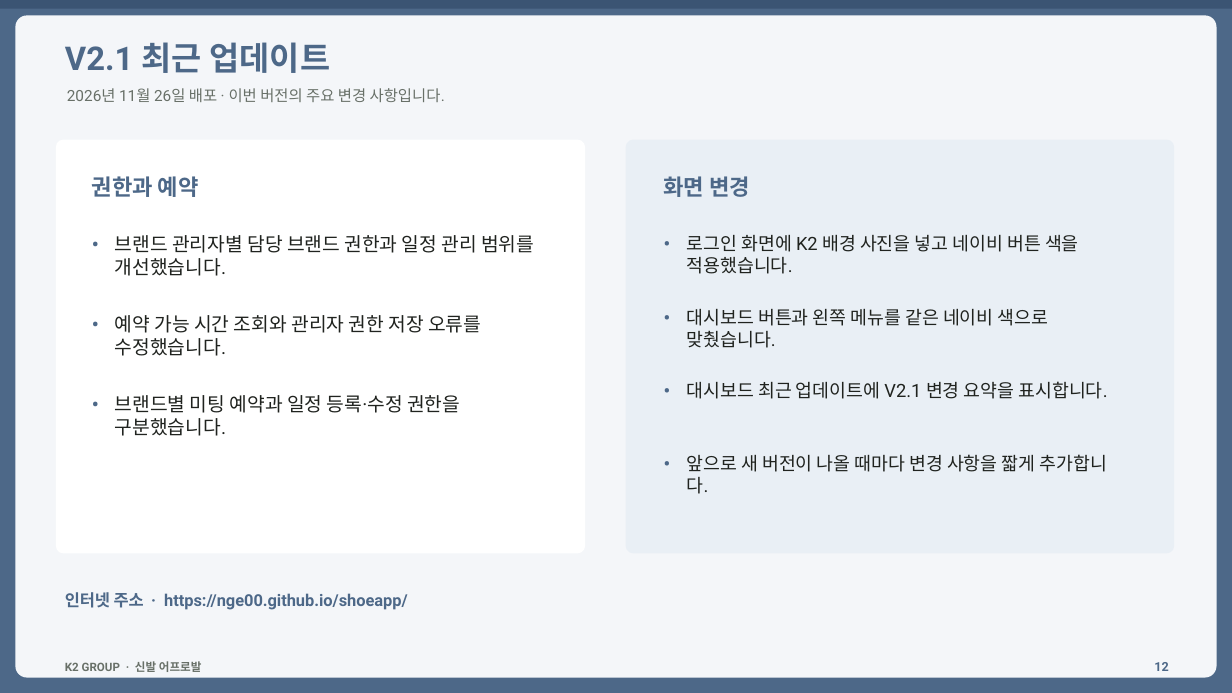
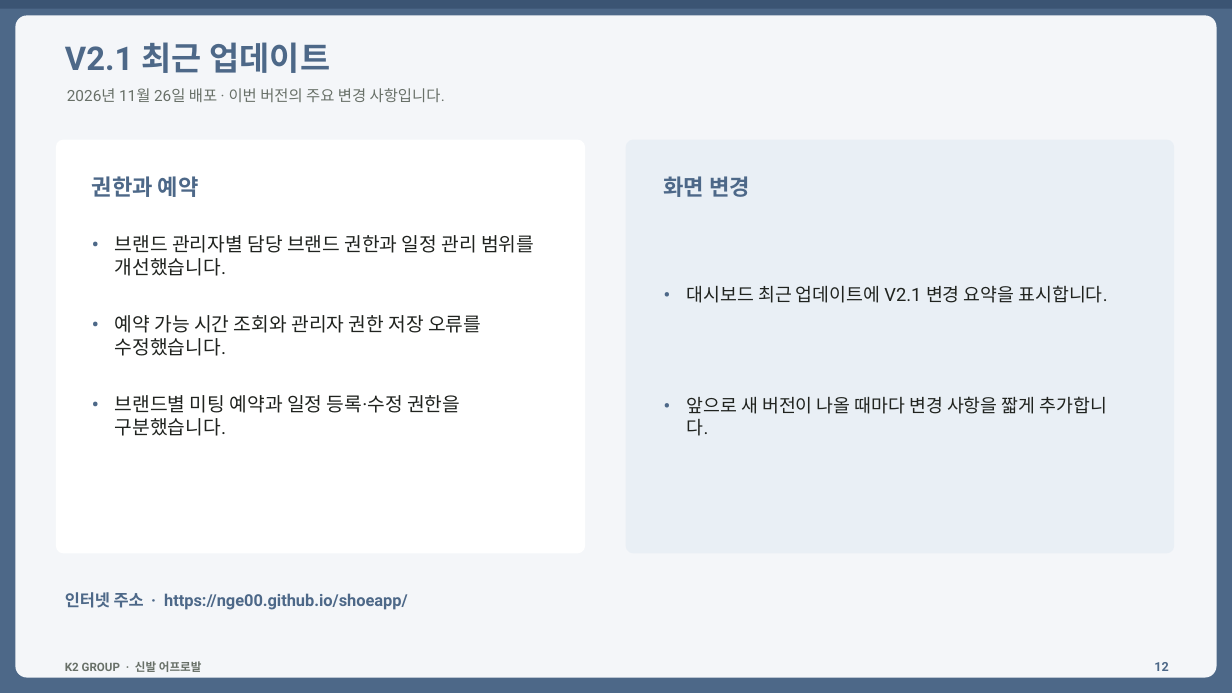
Before and after one commit to nge00/shoeapp, a slide deck: slide 12 of K2그룹 신발어프로발 인터넷 사용자매뉴얼_2026-11-26.pptx. Drawn at 1232x693 pixels with LibreOffice and Linux fonts; fonts in the diff are those of the drawing. Boxes give left, top, right and bottom in pixels: in the first picture for what was removed or moved away, otherwise in the second. Text is boxed around its words. In the diff, an @@ line names an element or a change of style, - is before the commit and + after.

```diff
--- a/K2그룹 신발어프로발 인터넷 사용자매뉴얼_2026-11-26.pptx
+++ b/K2그룹 신발어프로발 인터넷 사용자매뉴얼_2026-11-26.pptx
@@ text removed at box(654, 228, 676, 257) @@
-•
@@ text removed at box(687, 235, 1079, 274) @@
-로그인 화면에 K2 배경 사진을 넣고 네이비 버튼 색을 적용했습니다.
@@ text "•": place and size @@
-text "•" at box(654, 374, 676, 403)
+text "•" at box(654, 279, 676, 308)
@@ text "대시보드 최근 업데이트에 V2.1 변경 ...": place and size @@
-text "대시보드 최근 업데이트에 V2.1 변경 ..." at box(687, 381, 1108, 399)
+text "대시보드 최근 업데이트에 V2.1 변경 ..." at box(687, 285, 1108, 303)
@@ text removed at box(654, 301, 676, 330) @@
-•
@@ text removed at box(687, 309, 1049, 348) @@
-대시보드 버튼과 왼쪽 메뉴를 같은 네이비 색으로 맞췄습니다.
@@ text "•": place and size @@
-text "•" at box(654, 447, 676, 476)
+text "•" at box(654, 390, 676, 419)
@@ text "앞으로 새 버전이 나올 때마다 ...": place and size @@
-text "앞으로 새 버전이 나올 때마다 ..." at box(687, 454, 1107, 494)
+text "앞으로 새 버전이 나올 때마다 ..." at box(687, 396, 1107, 436)
```
